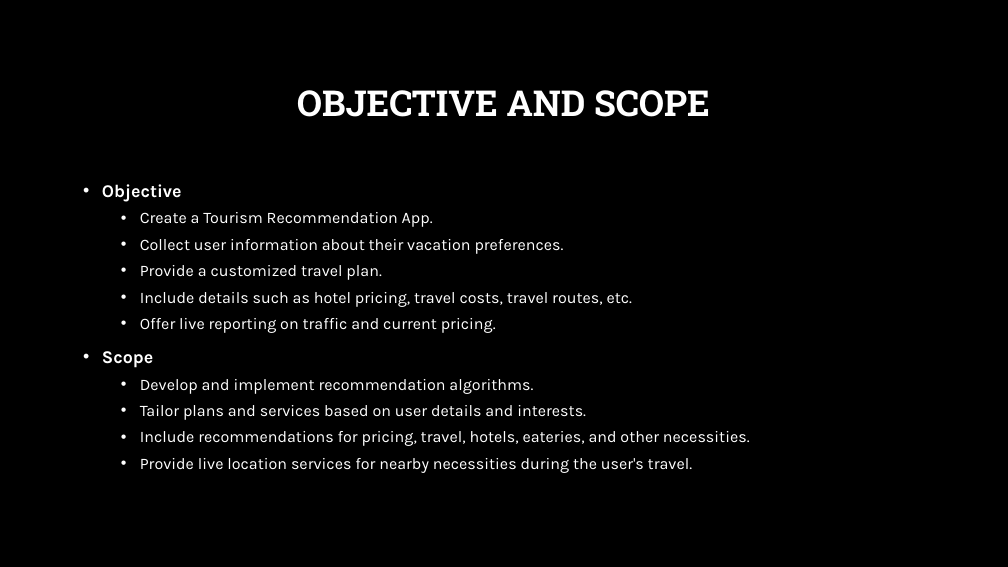
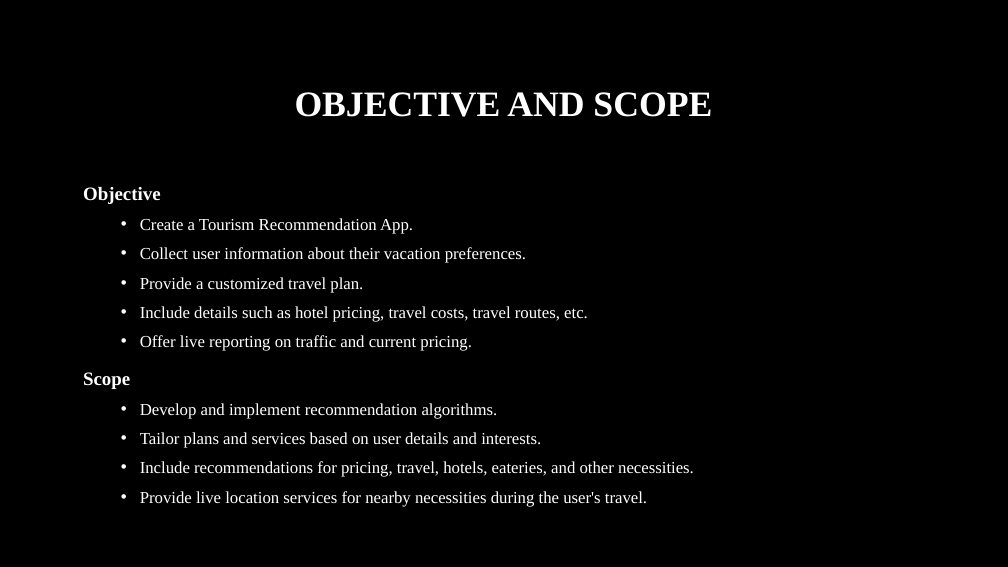
Before and after one commit to Dibya-Bharat/Major_project, a slide deck: slide 2 of Report/Tourism Recommendation Application.pptx. Drawn at 1008x567 pixels with LibreOffice and Linux fonts; fonts in the diff are those of the drawing; background and template pictures are left out. Boxes give left, top, right and bottom in pixels: in the first picture for what was removed or moved away, otherwise in the second. Text is boxed around its words. In the diff, an @@ line names an element or a change of style, - is before the commit and + after.

```diff
--- a/Report/Tourism Recommendation Application.pptx
+++ b/Report/Tourism Recommendation Application.pptx
@@ title "OBJECTIVE AND SCOPE" at [295, 92, 712, 117]: font Roboto Slab to Times New Roman @@
@@ text "Objective" at [83, 187, 694, 507]: size 17 to 18 pt in "Objective", "Scope"; font Karla to Times New Roman, size 15.3 to 16 pt; bullet • to none; line spacing 1.1 to 1.2 @@
```
Also in this commit, not shown: 11 other slides changed, 3 slides added, 3 slides removed.
